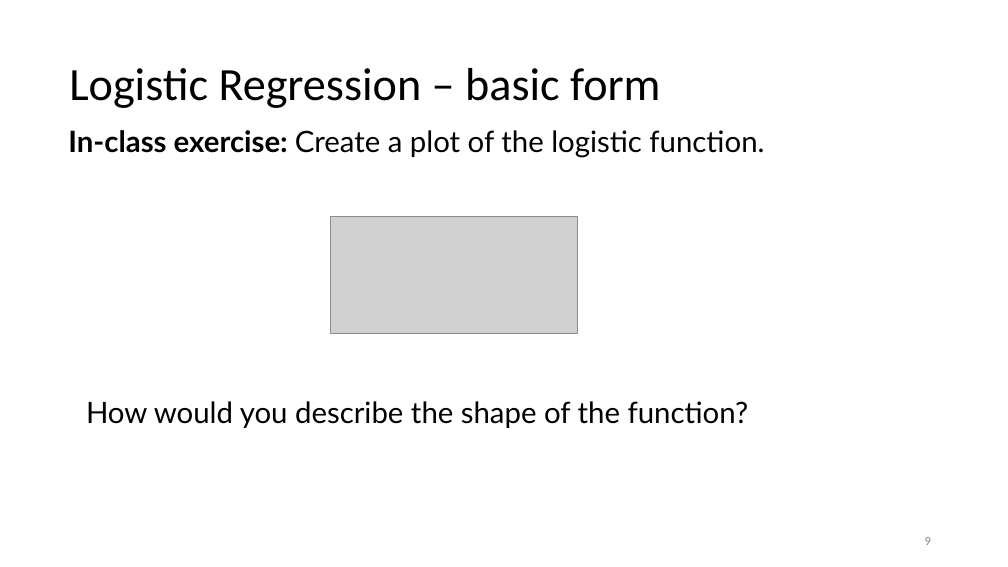
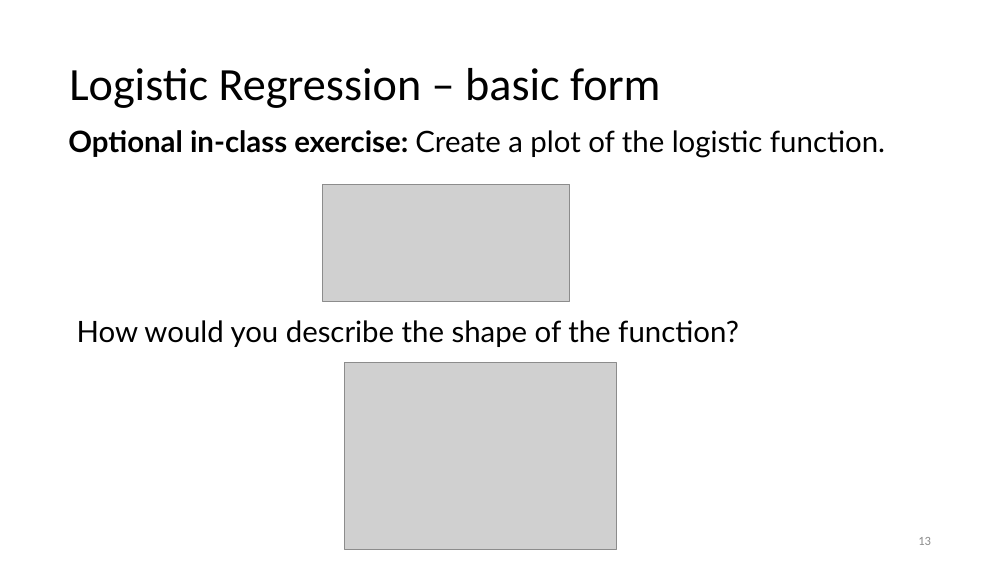
Before and after one commit to jayurbain/DataScienceIntro, a slide deck: slide 13 of slides/09_logistic_regression_classification.pptx (slide 9 before the commit). Drawn at 1008x567 pixels with LibreOffice and Linux fonts; fonts in the diff are those of the drawing; grey boxes stand for pictures. Boxes give left, top, right and bottom in pixels: in the first picture for what was removed or moved away, otherwise in the second. Text is boxed around its words. In the diff, an @@ line names an element or a change of style, - is before the commit and + after.

```diff
--- a/slides/09_logistic_regression_classification.pptx
+++ b/slides/09_logistic_regression_classification.pptx
@@ text at [68,130,885,158]: text changed @@
-In-class exercise: Create a plot of the logistic function.
+Optional in-class exercise: Create a plot of the logistic function.
@@ picture: place and size @@
-picture at [330,216,578,333]
+picture at [322,185,570,302]
@@ text "How would you describe the ...": place and size @@
-text "How would you describe the ..." at [86,401,749,428]
+text "How would you describe the ..." at [77,320,739,347]
@@ picture added at [345,363,616,550] @@
@@ page number at [918,537,931,545]: text changed @@
-9
+13
```
Also in this commit, not shown: 8 other slides changed, 11 slides added, 2 other files.
